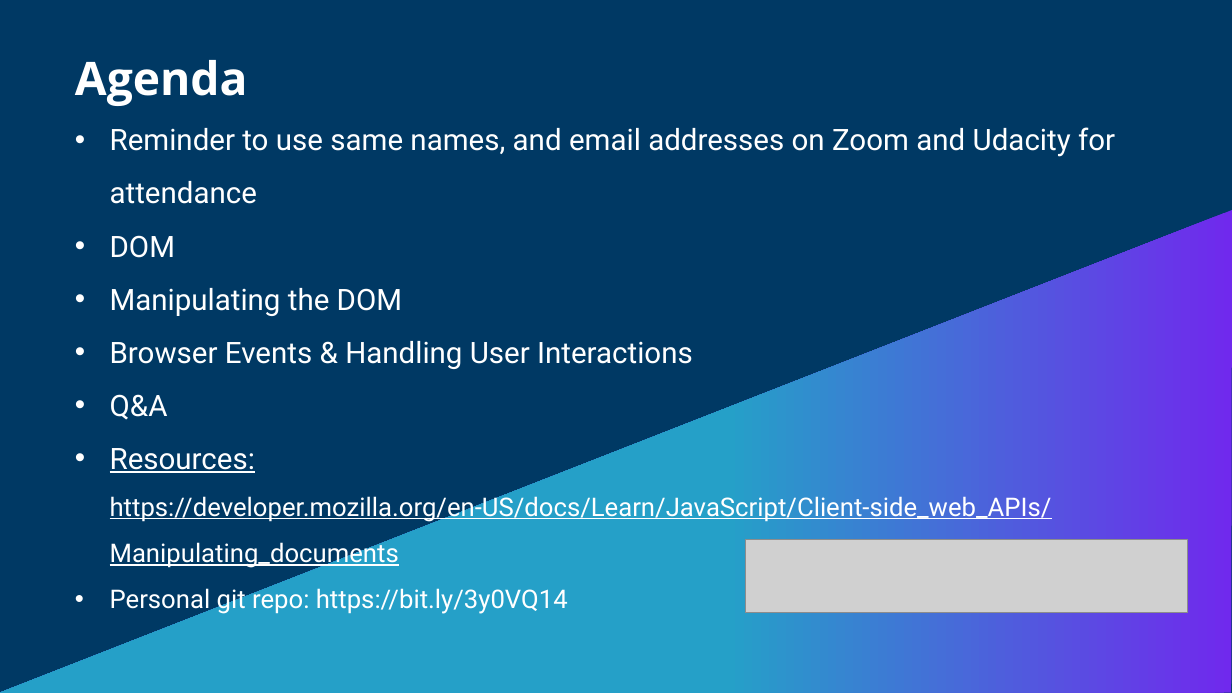
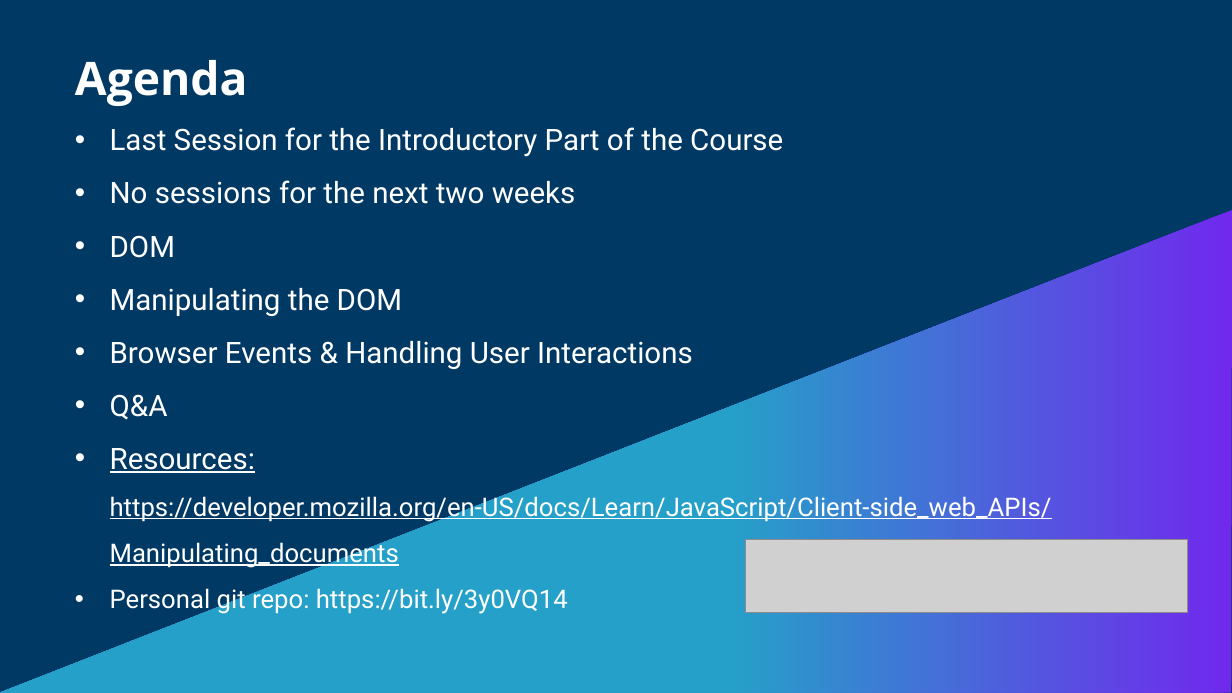
Before and after one commit to ebitsdev/udacity-session-lead-resources, a slide deck: slide 2 of week_7/session_slides_wk8.pptx. Drawn at 1232x693 pixels with LibreOffice and Linux fonts; fonts in the diff are those of the drawing; grey boxes stand for pictures. Boxes give left, top, right and bottom in pixels: in the first picture for what was removed or moved away, otherwise in the second. Text is boxed around its words. In the diff, an @@ line names an element or a change of style, - is before the commit and + after.

```diff
--- a/week_7/session_slides_wk8.pptx
+++ b/week_7/session_slides_wk8.pptx
@@ text at box(110, 127, 783, 204): text changed @@
-• Reminder to use same names, and email addresses on Zoom and Udacity for attendance
+• Last Session for the Introductory Part of the Course
+• No sessions for the next two weeks
```
Also in this commit, not shown: 1 other slide changed, 2 other files.
